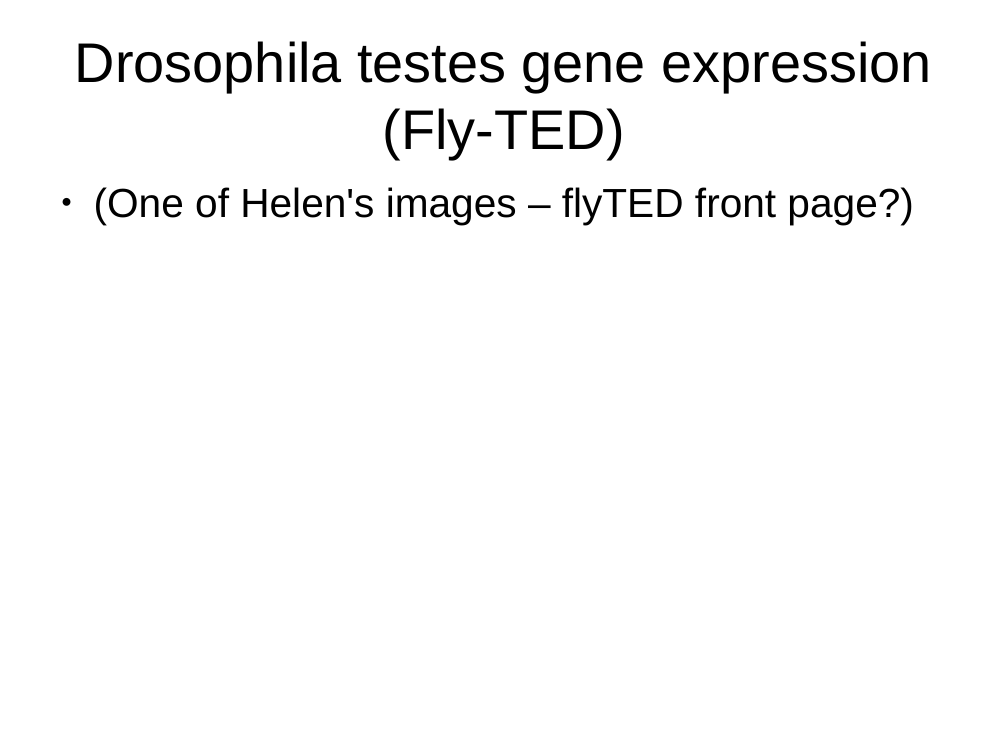
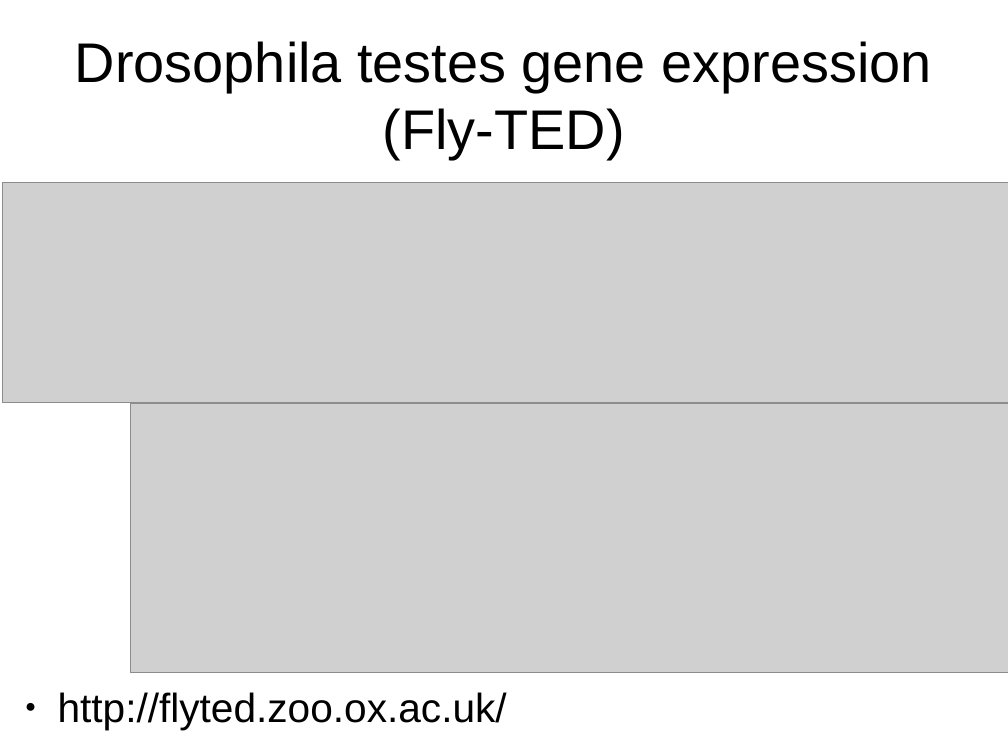
Before and after one commit to gklyne/annalist, a slide deck: slide 2 of presentations/annalist-pitch.odp. Drawn at 1008x756 pixels with LibreOffice and Linux fonts; fonts in the diff are those of the drawing; grey boxes stand for pictures. Boxes give left, top, right and bottom in pixels: in the first picture for what was removed or moved away, otherwise in the second. Text is boxed around its words. In the diff, an @@ line names an element or a change of style, - is before the commit and + after.

```diff
--- a/presentations/annalist-pitch.odp
+++ b/presentations/annalist-pitch.odp
@@ picture added at bbox=[3, 182, 1008, 402] @@
@@ picture added at bbox=[131, 403, 1008, 672] @@
@@ text at bbox=[58, 692, 507, 730]: text changed @@
-● (One of Helen's images – flyTED front page?)
+● http://flyted.zoo.ox.ac.uk/
```
Also in this commit, not shown: 4 other slides changed, 2 other files.
